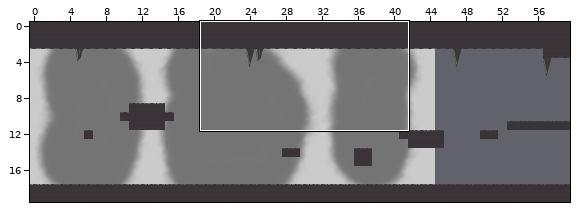
A Tiled map gets an edit: data/map/leveltwo.tmx. The first picture is a wide view before the edit; the outline marks the close-up.
Close-up. Before the commit:
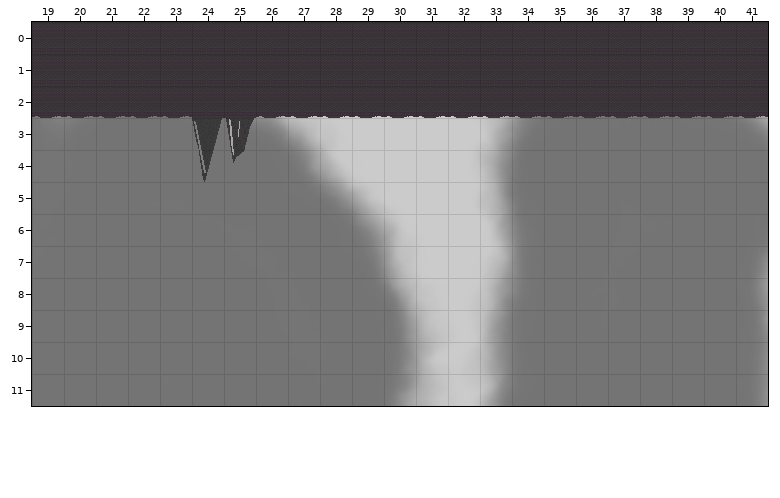
Cells are 32x32 px. Shown: x 19..41, y 0..11. The commit also changed other parts of the map, which this record leaves out.
Now the later version:
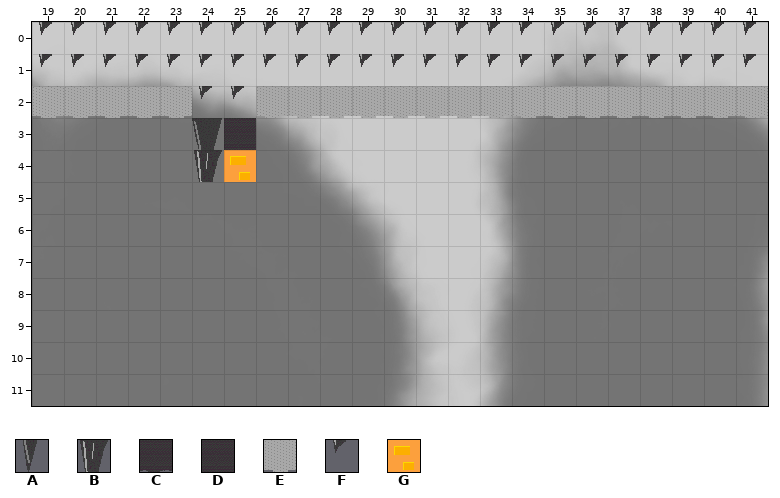
Key: from "tiles": A 7, B 8, C 9, D 10, E 11, F 12, G 15.
_ is an empty cell.
The exact change:
Layer "ground":
y 0..1: x 19..41 DDDDDDDDDDDDDDDDDDDDDDD -> FFFFFFFFFFFFFFFFFFFFFFF
y 2: x 19..41 CCCCCDDCCCCCCCCCCCCCCCC -> EEEEEFFEEEEEEEEEEEEEEEE
y 3: x 25 B -> D
y 4: x 24..25 AF -> BG
Pixel boxes of the changes (left, top, right, bottom) in both close-ups:
changed: (32, 22, 768, 182)
